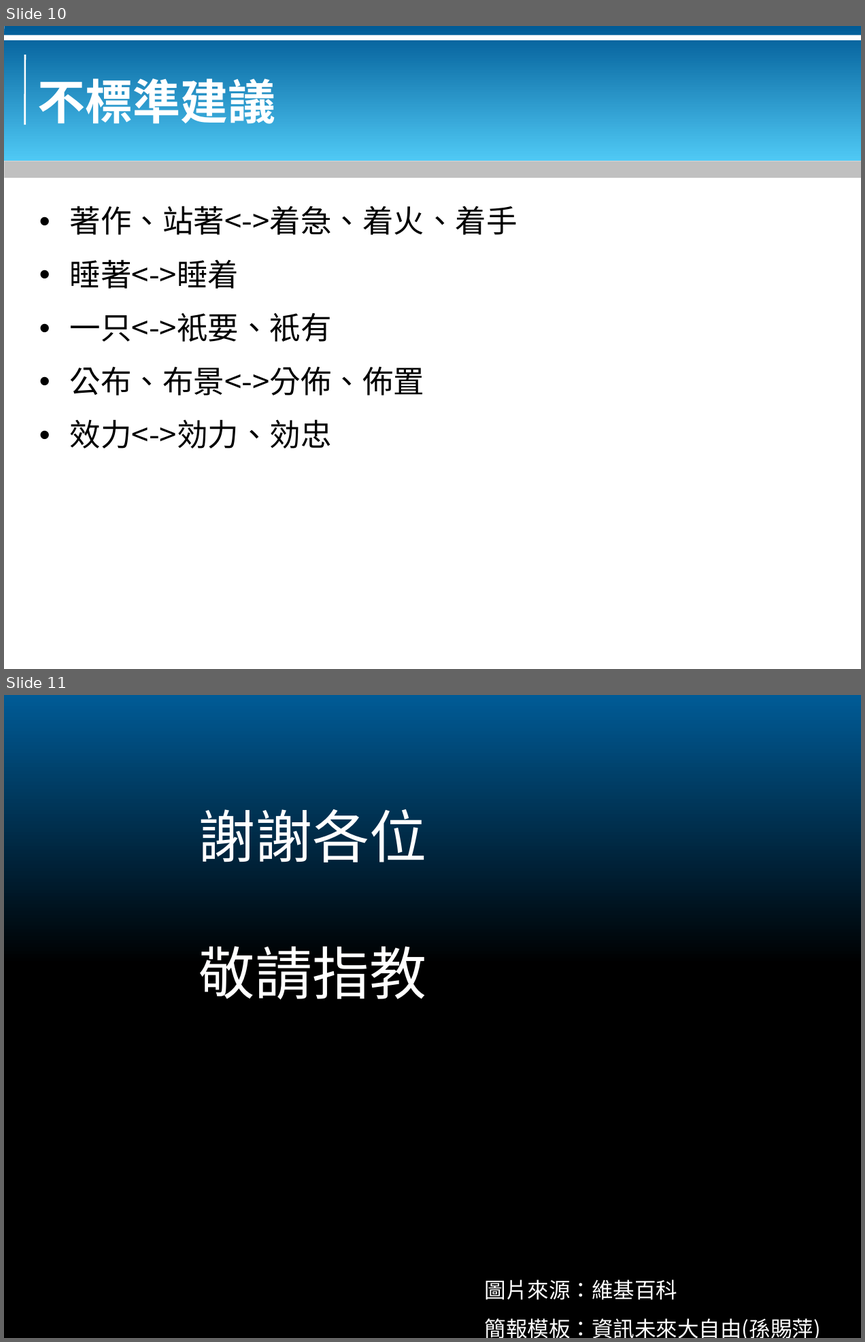
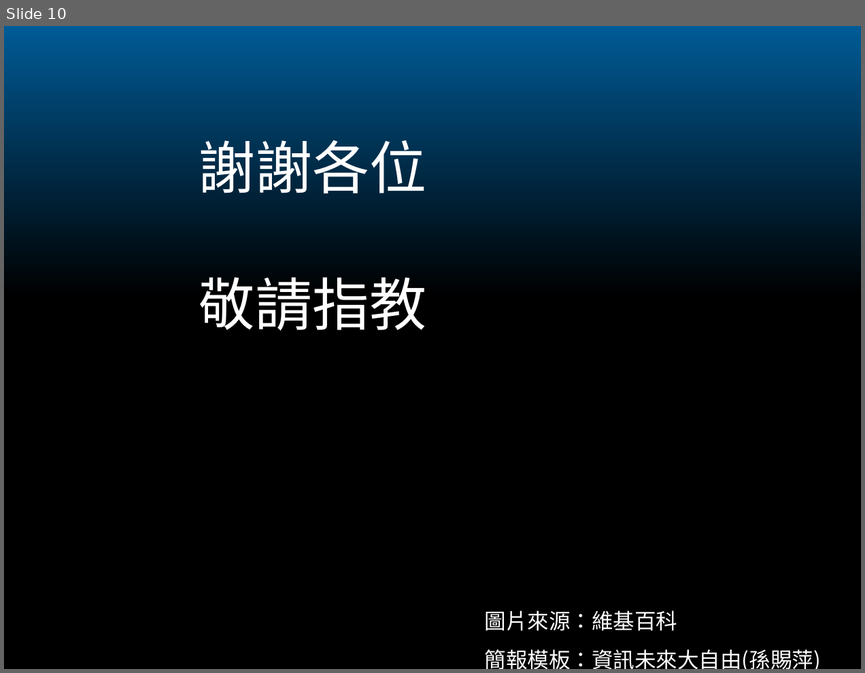
Before and after one commit to bluebat/.presentations, a slide deck: use-nonstandard-hanzi.odp. Shown one above the other, each under a label of ours: slides 10 and 11 before the commit, slide 10 after it. The pictures are 865x1342 and 865x673 pixels, drawn with LibreOffice and Linux fonts; fonts in the diff are those of the drawing; background and template pictures are left out. Boxes give left, top, right and bottom in pixels: in the first picture for what was removed or moved away, otherwise in the second. Text is boxed around its words. In the diff, an @@ line names an element or a change of style, - is before the commit and + after.

```diff
--- a/use-nonstandard-hanzi.odp
+++ b/use-nonstandard-hanzi.odp
@@ slide 10 removed at [4,26,861,669], background #FFFFFF @@
@@ rectangle removed at [4,26,861,161] @@
@@ rectangle removed at [4,36,861,40] @@
@@ freeform shape removed at [24,55,24,125] @@
@@ title removed at [38,71,276,124] @@
-不標準建議
@@ rectangle removed at [4,161,861,178] @@
@@ text removed at [70,206,517,448] @@
-• 著作、站著<->着急、着火、着手
-• 睡著<->睡着
-• 一只<->衹要、衹有
-• 公布、布景<->分佈、佈置
-• 效力<->効力、効忠
@@ rectangle removed at [696,566,861,669] @@
@@ what was slide 11 is now slide 10 @@
```
Also in this commit, not shown: 1 slide changed, 2 other files.
